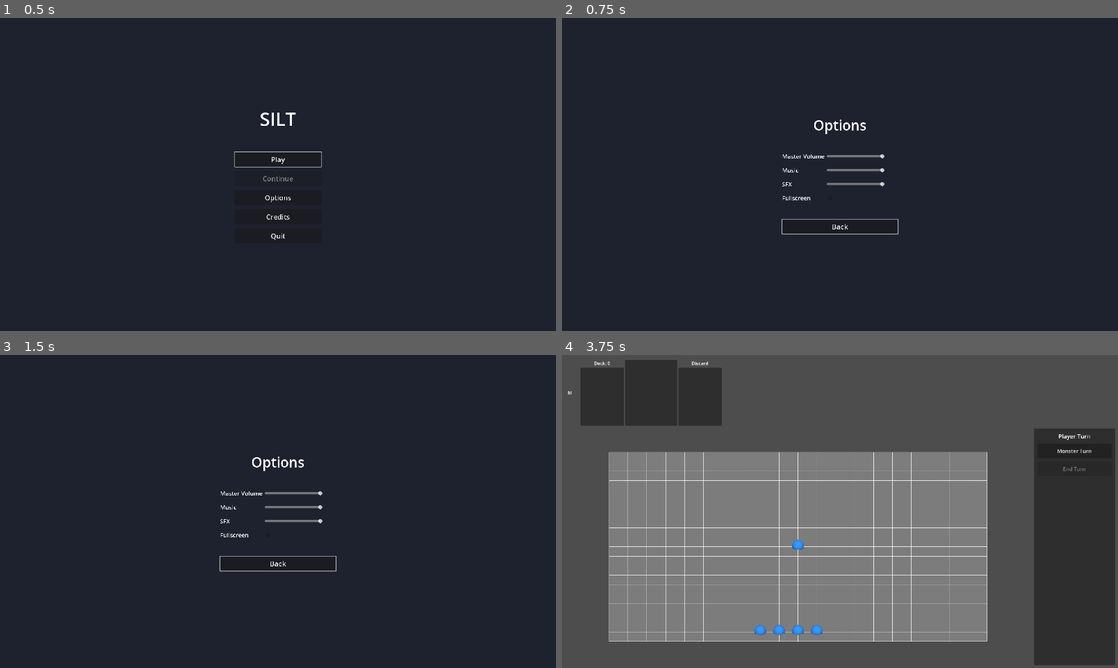
Above: before the commit, frames 1-4 (two rows, left to right).
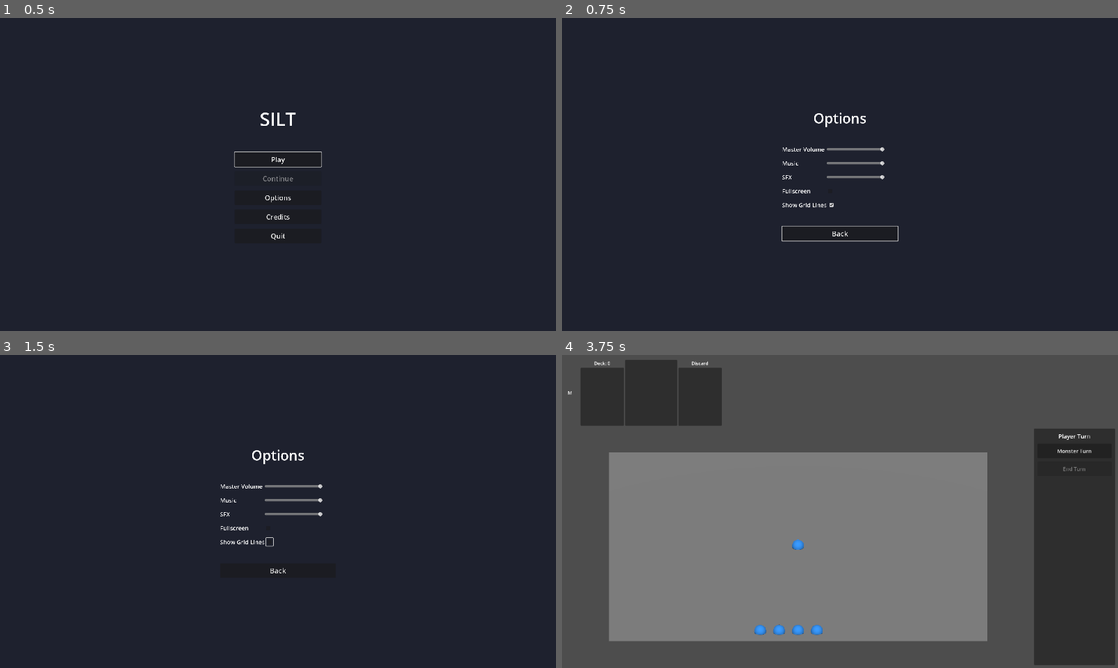
Above: after the commit, the same moments.

Repository: aartcmeijer-hash/silt-2
Game: Godot game, scene res://scenes/menus/main_menu.tscn
The game is run twice, just before and just after one commit, with the same random seed, the same clock (stepped at 60 frames per second) and the same inputs.
Inputs (mouse positions are in pixels of both pictures, inside the frame that each line leads up to):
- Up to frame 1 (0.5 s): no input
- Up to frame 2 (0.75 s): click "Options" at 0.5 s
- Up to frame 3 (1.5 s): click (266, 542) at 1.27 s
- Up to frame 4 (3.75 s): click "Back" at 2 s; click "Play" at 2.75 s; click "Low risk, low reward" at 3.5 s

Frame 1 is identical in both runs. In frame 2, 1.4% of the frame differs, in the area x 39-61%, y 30-72%; in frame 3, 1.2%; in frame 4, 2.4%, in the area x 8-77%, y 30-92%.

Commit message:
feat: add gridlines toggle to options menu
Add checkbox control for gridlines visibility in options menu. Loads
current setting on ready and persists changes via SettingsManager.

Co-Authored-By: Claude Sonnet 4.5 <noreply@anthropic.com>

Diff:
--- a/scenes/menus/options_menu.tscn
+++ b/scenes/menus/options_menu.tscn
@@ -103,6 +103,19 @@
 layout_mode = 2
 button_pressed = true
 
+[node name="GridLines" type="HBoxContainer" parent="VBoxContainer"]
+layout_mode = 2
+
+[node name="Label" type="Label" parent="VBoxContainer/GridLines"]
+custom_minimum_size = Vector2(150, 0)
+layout_mode = 2
+theme_override_font_sizes/font_size = 20
+text = "Show Grid Lines"
+
+[node name="GridLinesCheck" type="CheckBox" parent="VBoxContainer/GridLines"]
+layout_mode = 2
+button_pressed = true
+
 [node name="Spacer2" type="Control" parent="VBoxContainer"]
 custom_minimum_size = Vector2(0, 20)
 layout_mode = 2
@@ -117,4 +130,5 @@
 [connection signal="value_changed" from="VBoxContainer/MusicVolume/MusicSlider" to="." method="_on_music_volume_changed"]
 [connection signal="value_changed" from="VBoxContainer/SFXVolume/SFXSlider" to="." method="_on_sfx_volume_changed"]
 [connection signal="toggled" from="VBoxContainer/Fullscreen/FullscreenCheck" to="." method="_on_fullscreen_toggled"]
+[connection signal="toggled" from="VBoxContainer/GridLines/GridLinesCheck" to="." method="_on_gridlines_toggled"]
 [connection signal="pressed" from="VBoxContainer/BackButton" to="." method="_on_back_pressed"]
--- a/scripts/menus/options_menu.gd
+++ b/scripts/menus/options_menu.gd
@@ -6,11 +6,13 @@
 @onready var music_slider: HSlider = $VBoxContainer/MusicVolume/MusicSlider
 @onready var sfx_slider: HSlider = $VBoxContainer/SFXVolume/SFXSlider
 @onready var fullscreen_check: CheckBox = $VBoxContainer/Fullscreen/FullscreenCheck
+@onready var gridlines_check: CheckBox = $VBoxContainer/GridLines/GridLinesCheck
 
 
 func _ready() -> void:
 	# Load current settings
 	fullscreen_check.button_pressed = DisplayServer.window_get_mode() == DisplayServer.WINDOW_MODE_FULLSCREEN
+	gridlines_check.button_pressed = SettingsManager.get_gridlines_enabled()
 
 	$VBoxContainer/BackButton.grab_focus()
 
@@ -40,3 +42,7 @@
 
 func _on_back_pressed() -> void:
 	get_tree().change_scene_to_file("res://scenes/menus/main_menu.tscn")
+
+
+func _on_gridlines_toggled(toggled_on: bool) -> void:
+	SettingsManager.set_gridlines_enabled(toggled_on)
